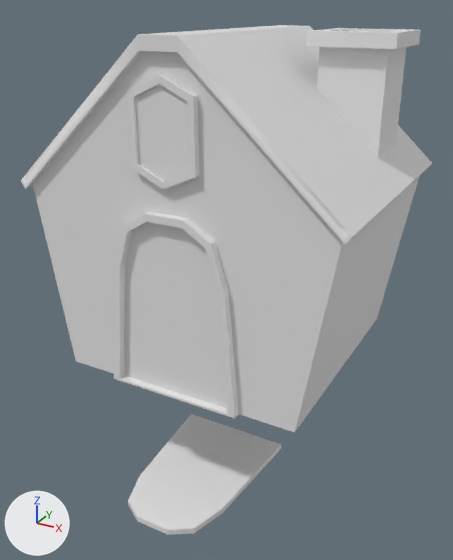
What one commit did to the FBX model PR_AIGameJam_3D/Assets/Models/House.fbx.
Before and after are seen from a 50 mm lens placed at (4.66, -8.82, 5.53), pointed at (0.03, -0.41, 1.32). The lights are fixed; the arrows at lower left show +X, +Y and +Z.

The older version as bpy lines, for what is in view:
```python
me_house = bpy.data.meshes.new('house')
me_house.from_pydata(...)  # 100 vertices, 98 faces; spans x -2.63..2.63, y 0.0..5.19, z -2.1..2.1
me_house_door = bpy.data.meshes.new('house_door')
me_house_door.from_pydata(...)  # 53 vertices, 46 faces; spans x -1.96..0.0, y 0.0..2.75, z -0.1..0.15
me_house_doorframe = bpy.data.meshes.new('house_doorframe')
me_house_doorframe.from_pydata(...)  # 36 vertices, 28 faces; spans x -1.11..1.11, y 0.0..2.9, z -0.12..0.12
ob_house = bpy.data.objects.new('house', me_house)
ob_house.location = (0.0, 0.0, 0.0)
ob_house.rotation_euler = (1.571, 0.0, 0.0)  # degrees (90, 0, 0)
ob_house_door = bpy.data.objects.new('house_door', me_house_door)
ob_house_door.parent = ob_house_doorframe
ob_house_door.location = (0.981, -2.049, -1.962)
ob_house_door.rotation_euler = (1.571, 0.0, 0.0)  # degrees (90, 0, 0)
ob_house_doorframe = bpy.data.objects.new('house_doorframe', me_house_doorframe)
ob_house_doorframe.parent = ob_house
ob_house_doorframe.location = (0.0, 0.0, 2.0)
```
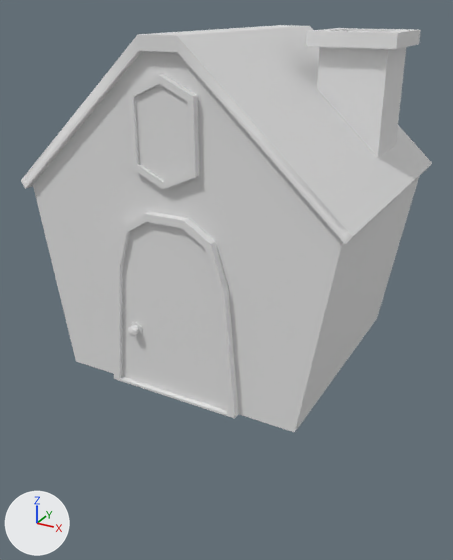
Diff of the bpy script that builds the scene:
```diff
--- a/PR_AIGameJam_3D/Assets/Models/House.fbx.py
+++ b/PR_AIGameJam_3D/Assets/Models/House.fbx.py
@@ ob_house_door @@
 ob_house_door = bpy.data.objects.new('house_door', me_house_door)
-ob_house_door.parent = ob_house_doorframe
-ob_house_door.location = (0.981, -2.049, -1.962)
-ob_house_door.rotation_euler = (1.571, 0.0, 0.0)  # degrees (90, 0, 0)
+ob_house_door.parent = ob_house
+ob_house_door.location = (0.982, 0.0373, 2.049)
```

Pixel boxes (x1, y1, x2, y2) of what changed, in the pictures (453 x 560 px):
'house_door', moved, turned
    before: (128, 414, 281, 535)
    after: (122, 222, 227, 410)
